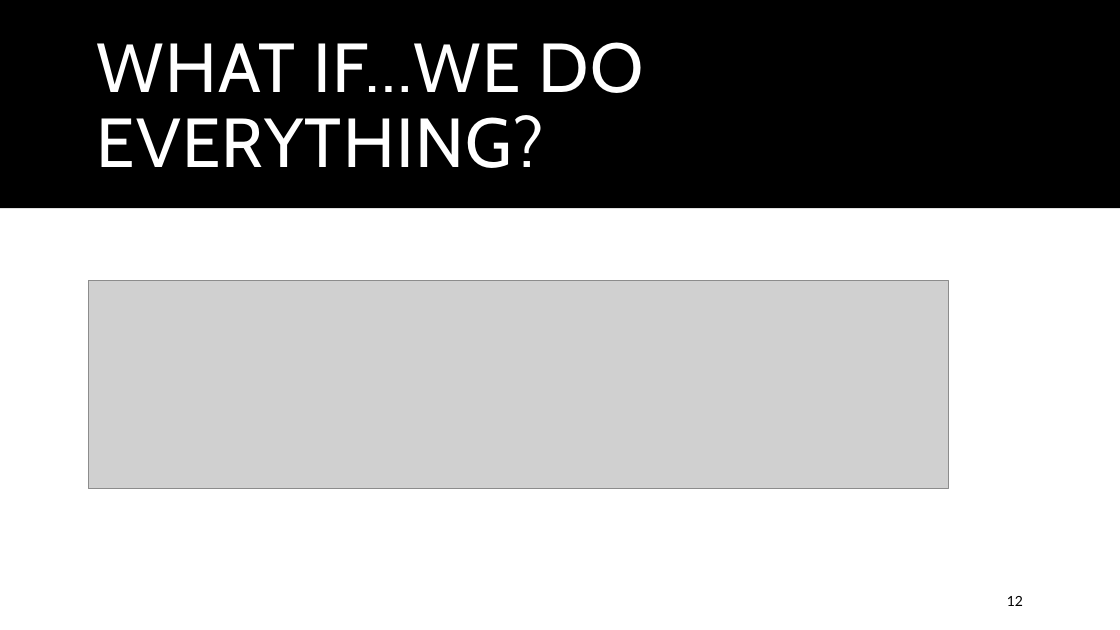
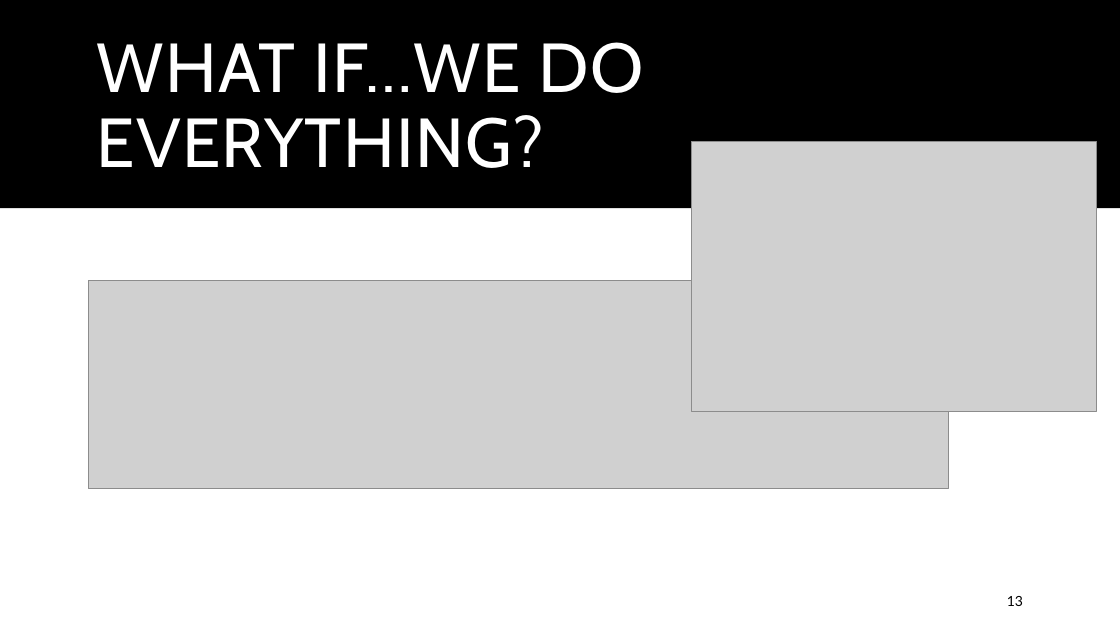
Before and after one commit to Macafry/RadialBasisFunction, a slide deck: slide 13 of Math3190Final.pptx (slide 12 before the commit). Drawn at 1120x630 pixels with LibreOffice and Linux fonts; fonts in the diff are those of the drawing; grey boxes stand for pictures. Boxes give left, top, right and bottom in pixels: in the first picture for what was removed or moved away, otherwise in the second. Text is boxed around its words. In the diff, an @@ line names an element or a change of style, - is before the commit and + after.

```diff
--- a/Math3190Final.pptx
+++ b/Math3190Final.pptx
@@ picture added at (691, 141, 1096, 411) @@
@@ page number at (1007, 596, 1023, 606): text changed @@
-12
+13
```
Also in this commit, not shown: 2 other slides changed, 4 slides added, 2 other files.
